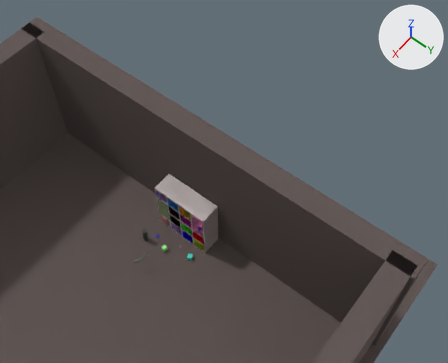
What one commit did to the Blender file projects/legit/dataset_stem.blend.
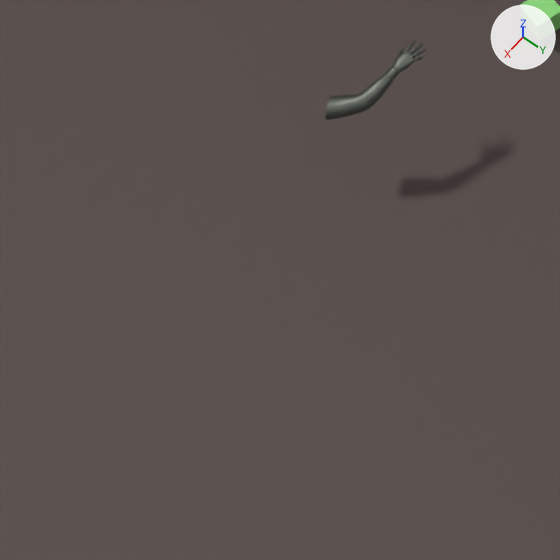
Each version appears first from a camera (50 mm lens) standing at (21.56, 21.21, 53.46) and looking at (-3.2, 1.76, 6.48), and next in a close-up on the part from 20% to 37% of the width and 68% to 90% of the height. The axes (+X, +Y, +Z) are drawn at upper right. The lights are the same throughout.

The older version as bpy lines, for what is in view:
```python
me_base_obj_000 = bpy.data.meshes.new('base.obj.000')
me_base_obj_000.from_pydata(...)  # 864 vertices, 1678 faces; spans x -0.24..2.98, y -0.19..3.59, z -3.34..0.35
me_base_obj_000.materials.append(mat_none)  # dark grey #686d65
me_cube_018 = bpy.data.meshes.new('Cube.018')
me_cube_018.from_pydata(...)  # a box spanning x -1.0..1.0, y -1.0..1.0, z -1.0..1.0
me_cube_018.materials.append(mat_material_012)  # green #93e782
me_plane_002 = bpy.data.meshes.new('Plane.002')
me_plane_002.from_pydata(...)  # 28 vertices, 19 faces; spans x -1.0..1.42, y -1.0..1.0, z 0.0..0.67
me_plane_002.materials.append(mat_material)  # dark grey #635855
ob_arm = bpy.data.objects.new('arm', me_base_obj_000)
ob_arm.location = (4.96, -0.88, 1.73)
ob_arm.rotation_euler = (1.213, 0.993, -1.208)  # degrees (69, 57, -69)
ob_arm.scale = (0.279, 0.279, 0.279)
ob_cube_007 = bpy.data.objects.new('Cube.007', me_cube_018)
ob_cube_007.location = (3.11, -0.53, 0.29)
ob_cube_007.rotation_euler = (0.0, 0.0, 1.32)  # degrees (0, 0, 76)
ob_cube_007.scale = (0.209, 0.209, 0.21)
ob_plane = bpy.data.objects.new('Plane', me_plane_002)
ob_plane.location = (9.04, 0.19, 0.0)
ob_plane.scale = (20.7, 20.7, 20.7)
```
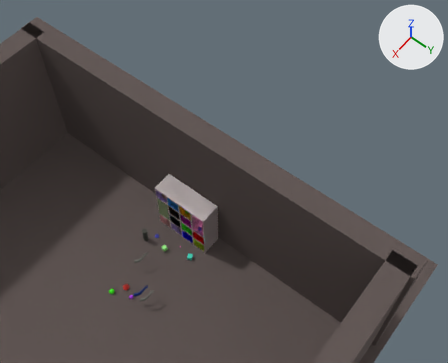
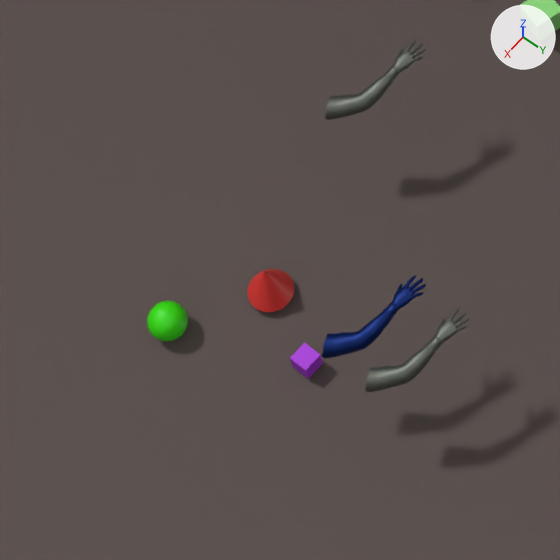
Changed parts and their boxes (x1, y1, x2, y2) in the close-ups (560 x 560 px):
```json
{"object": "arm.copy", "change": "added", "after": [365, 309, 470, 392]}
{"object": "arm.color", "change": "added", "after": [322, 275, 426, 359], "on screen": "blue"}
{"object": "Cone.002", "change": "added", "after": [247, 269, 294, 312], "on screen": "red"}
{"object": "Sphere.005", "change": "added", "after": [147, 301, 188, 341], "on screen": "green"}
{"object": "Cube.008", "change": "added", "after": [290, 342, 323, 379], "on screen": "purple"}
```

Scene script edits in JSON lines:
```json
{"op": "add", "block": "mat_material_016", "code": ["mat_material_016 = principled_material('Material.016')", "mat_material_016.base_color = (0.0403, 0.8, 0.0)  # green #39e700"]}
{"op": "add", "block": "mat_material_017", "code": ["mat_material_017 = principled_material('Material.017')", "mat_material_017.base_color = (0.437, 0.0262, 0.8)  # purple #b12de7"]}
{"op": "add", "block": "mat_material_018", "code": ["mat_material_018 = principled_material('Material.018')", "mat_material_018.base_color = (0.8, 0.0425, 0.0347)  # red #e73a34"]}
{"op": "add", "block": "mat_none_002", "code": ["mat_none_002 = principled_material('None.002')", "mat_none_002.base_color = (0.138, 0.152, 0.131)  # dark grey #686d65", "mat_none_002.metallic = 0.674"]}
{"op": "add", "block": "mat_none_001", "code": ["mat_none_001 = principled_material('None.001')", "mat_none_001.base_color = (0.0, 0.0187, 0.152)  # dark blue #00256d", "mat_none_001.metallic = 0.674"]}
{"op": "add", "block": "me_sphere", "code": ["me_sphere = bpy.data.meshes.new('Sphere')", "me_sphere.from_pydata(...)  # 968 vertices, 966 faces; spans x -1.0..1.0, y -1.0..1.0, z -1.0..1.0", "me_sphere.polygons.foreach_set('use_smooth', [True] * 966)", "me_sphere.materials.append(mat_material_016)  # green #39e700"]}
{"op": "add", "block": "me_cube_001", "code": ["me_cube_001 = bpy.data.meshes.new('Cube.001')", "me_cube_001.from_pydata(...)  # a box spanning x -1.0..1.0, y -1.0..1.0, z -1.0..1.0", "me_cube_001.materials.append(mat_material_017)  # purple #b12de7"]}
{"op": "add", "block": "me_cone_002", "code": ["me_cone_002 = bpy.data.meshes.new('Cone.002')", "me_cone_002.from_pydata(...)  # a 32-sided cone pointing to +z spanning x -1.0..1.0, y -1.0..1.0, z -1.0..1.0", "me_cone_002.materials.append(mat_material_018)  # red #e73a34"]}
{"op": "add", "block": "me_base_obj_002", "code": ["me_base_obj_002 = bpy.data.meshes.new('base.obj.002')", "me_base_obj_002.from_pydata(...)  # 864 vertices, 1678 faces; spans x -0.24..2.98, y -0.19..3.59, z -3.34..0.35", "me_base_obj_002.materials.append(mat_none_002)  # dark grey #686d65"]}
{"op": "add", "block": "me_base_obj_001", "code": ["me_base_obj_001 = bpy.data.meshes.new('base.obj.001')", "me_base_obj_001.from_pydata(...)  # 864 vertices, 1678 faces; spans x -0.24..2.98, y -0.19..3.59, z -3.34..0.35", "me_base_obj_001.materials.append(mat_none_001)  # dark blue #00256d"]}
{"op": "add", "block": "ob_sphere_005", "code": ["ob_sphere_005 = bpy.data.objects.new('Sphere.005', me_sphere)", "ob_sphere_005.location = (9.47, -1.42, 0.26)", "ob_sphere_005.scale = (0.262, 0.262, 0.262)"]}
{"op": "add", "block": "ob_cube_008", "code": ["ob_cube_008 = bpy.data.objects.new('Cube.008', me_cube_001)", "ob_cube_008.location = (8.75, 0.35, 0.2)", "ob_cube_008.scale = (0.139, 0.139, 0.139)"]}
{"op": "add", "block": "ob_cone_002", "code": ["ob_cone_002 = bpy.data.objects.new('Cone.002', me_cone_002)", "ob_cone_002.location = (8.3, -0.72, 0.43)", "ob_cone_002.scale = (0.307, 0.307, 0.307)"]}
{"op": "add", "block": "ob_arm_copy", "code": ["ob_arm_copy = bpy.data.objects.new('arm.copy', me_base_obj_002)", "ob_arm_copy.location = (7.45, 2.1, 1.73)", "ob_arm_copy.rotation_euler = (1.213, 0.993, -1.208)  # degrees (69, 57, -69)", "ob_arm_copy.scale = (0.279, 0.279, 0.279)"]}
{"op": "add", "block": "ob_arm_color", "code": ["ob_arm_color = bpy.data.objects.new('arm.color', me_base_obj_001)", "ob_arm_color.location = (7.45, 1.36, 1.73)", "ob_arm_color.rotation_euler = (1.213, 0.993, -1.208)  # degrees (69, 57, -69)", "ob_arm_color.scale = (0.279, 0.279, 0.279)"]}
```
